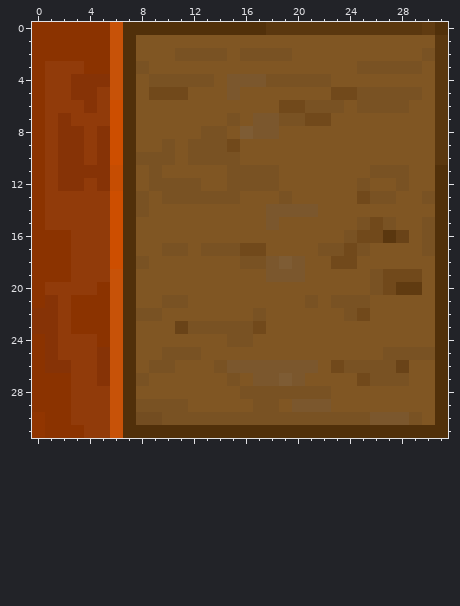
One commit to this pixel-art sprite: data/images/tiles/tile_uv_house_left_in.png. The first picture shows the starting point.
The file is 32x32 pixels. Colours within 5 levels of each other are drawn and written as one.
And afterwards:
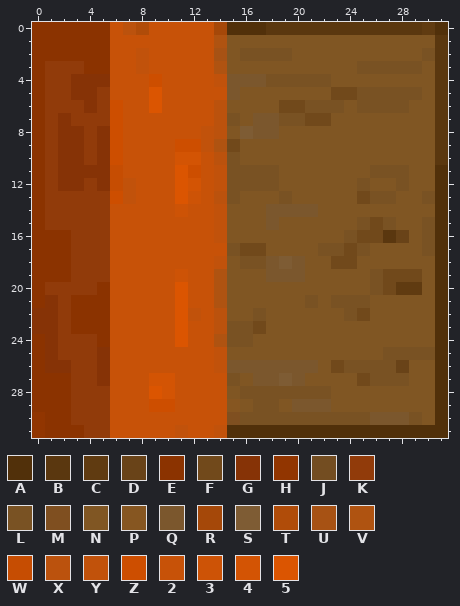
Palette (. is transparent): A #51300a  B #5a370f  C #603b11  D #694318  E #8b3300  F #71491b  G #863306  H #913500  J #734d21  K #913b0a  L #795223  M #7f4f20  N #805623  P #865621  Q #7b572d  R #a54809  S #7e5c34  T #b04c09  U #a75214  V #af5311  W #c64d02  X #bb520d  Y #c1520b  Z #cd4e00  2 #c75208  3 #cd5306  4 #d35404  5 #db5501
Edits made:
Changed rows in their new state; - is an unchanged pixel.
first column x 6:
 0 -XT22222R-
 1 -2222222V-
 2 -2Y22222U-
 3 -2Y22222V-
 4 -22Z2222Y-
 5 -22522222-
 6 -2252222X-
 7 -2222222X-
 8 -222222YX-
 9 -2222ZZYV-
10 -2222442X-
11 -22225Z2Y-
12 -Y222542Y-
13 -Y222532X-
14 22222322Y-
15 22222222Y-
16 22222222Y-
17 222222222-
18 22222222Y-
19 -2222322V-
20 -2222522V-
21 -2222522V-
22 -22225Y2X-
23 -2222522X-
24 -2222522V-
25 -2222222Y-
26 -2222222Y-
27 -22442222-
28 -22542222-
29 -22ZZ2222P
30 -22222222M
31 -2222Y22Y-
Changed places in both pictures, as pixel boxes (x1, y1, x2, y2):
changed: (110, 22, 240, 438)
